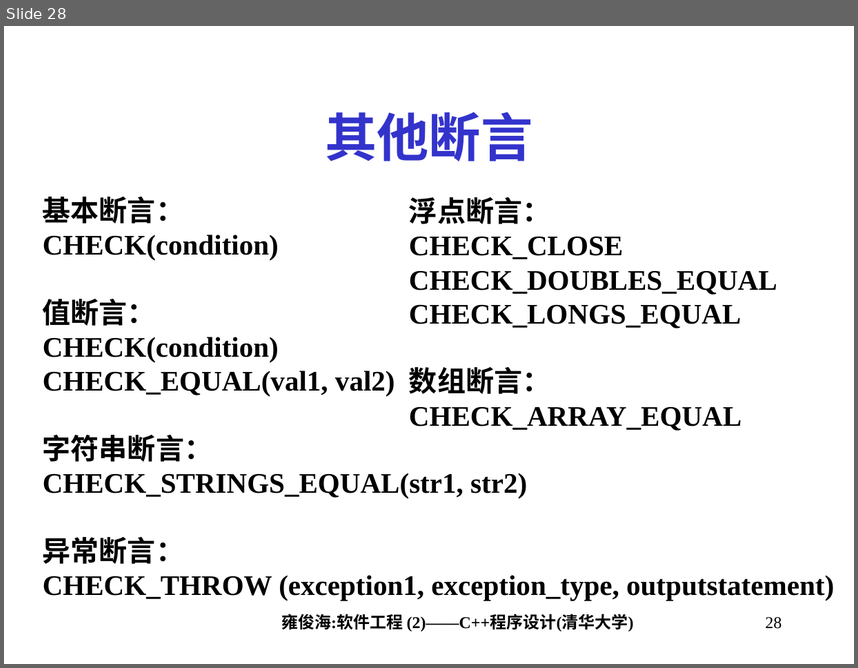
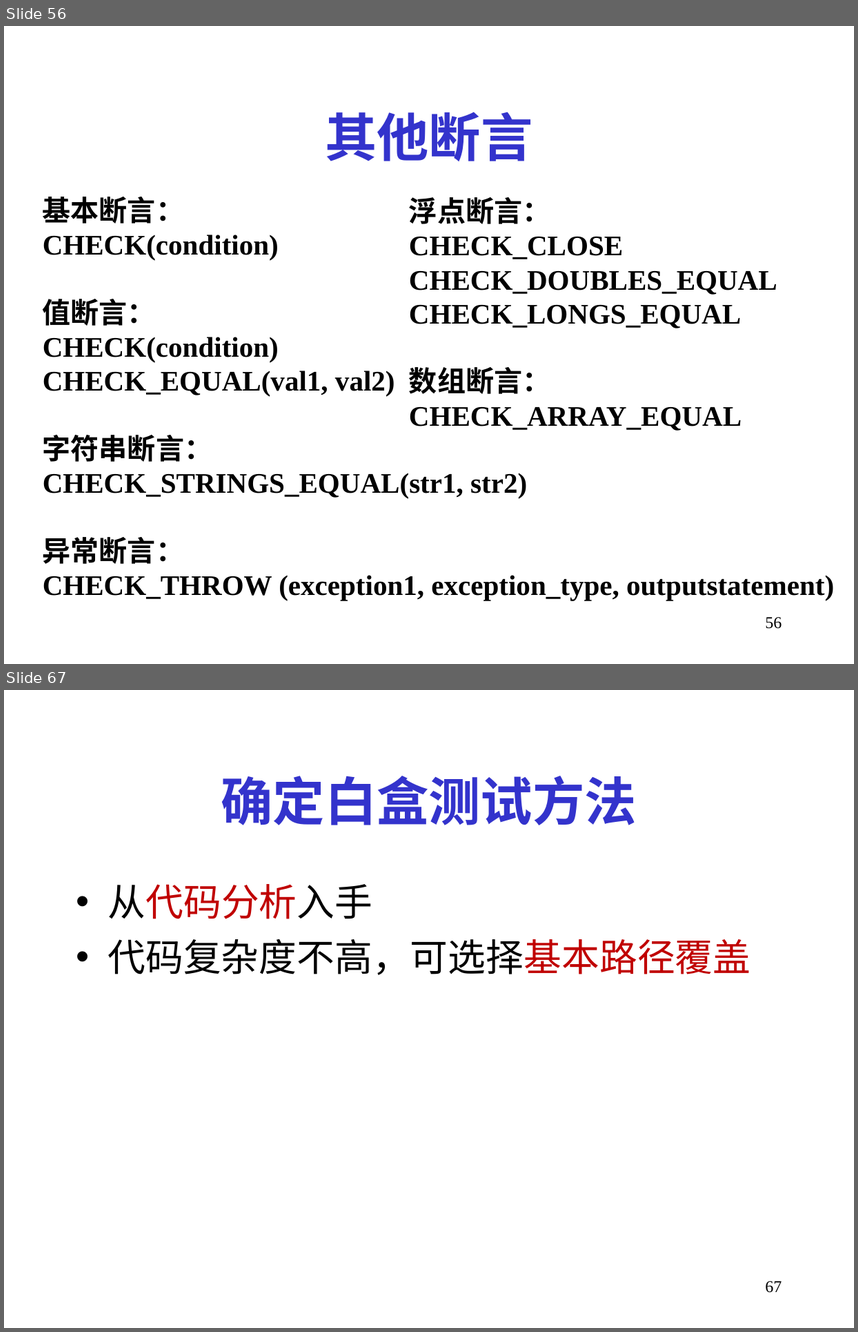
Before and after one commit to Moirai7/GTestLite, a slide deck: 第14讲_程序调试与验证.ppt. Shown one above the other, each under a label of ours: slide 28 before the commit, slides 56 and 67 after it; the slides between them are not shown. The pictures are 858x668 and 858x1332 pixels, drawn with LibreOffice and Linux fonts; fonts in the diff are those of the drawing. Boxes give left, top, right and bottom in pixels: in the first picture for what was removed or moved away, otherwise in the second. Text is boxed around its words. In the diff, an @@ line names an element or a change of style, - is before the commit and + after.

```diff
--- a/第14讲_程序调试与验证.ppt
+++ b/第14讲_程序调试与验证.ppt
@@ slide 67 added at (4,690,854,1328), background #FFFFFF @@
@@ title added at (221,776,637,825), 44 pt, text #3333CC, bold @@
+确定白盒测试方法
@@ text added at (108,884,751,975), 32 pt, text #000000 @@
+• 从代码分析入手
+• 代码复杂度不高，可选择基本路径覆盖
@@ page number added at (765,1281,782,1292), 14 pt, text #000000 @@
+67
@@ what was slide 28 is now slide 56 @@
@@ slide 56 changed as well @@
@@ text removed at (281,613,634,631) @@
-雍俊海:软件工程 (2)——C++程序设计(清华大学)
@@ page number at (765,617,782,628): text changed @@
-28
+56
```
Also in this commit, not shown: 30 other slides changed, 49 other slides added, 3 slides removed, 20 other files.
